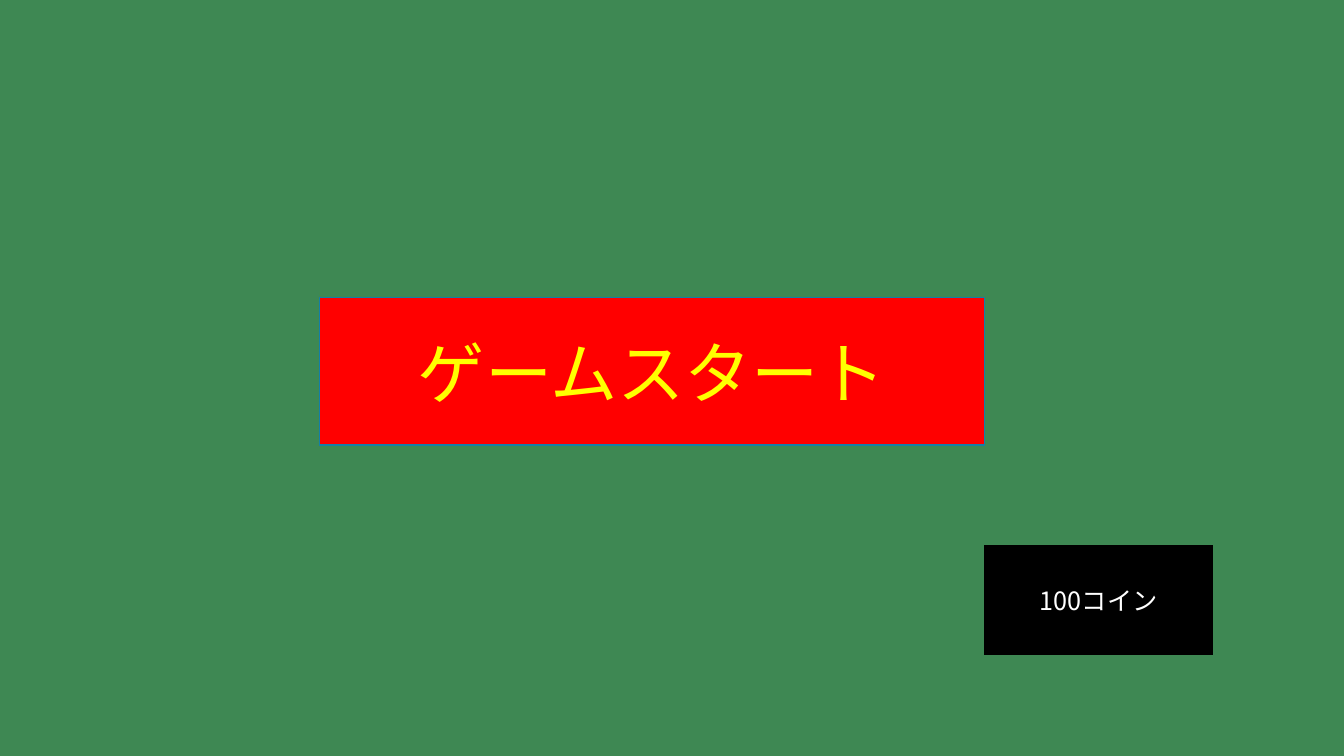
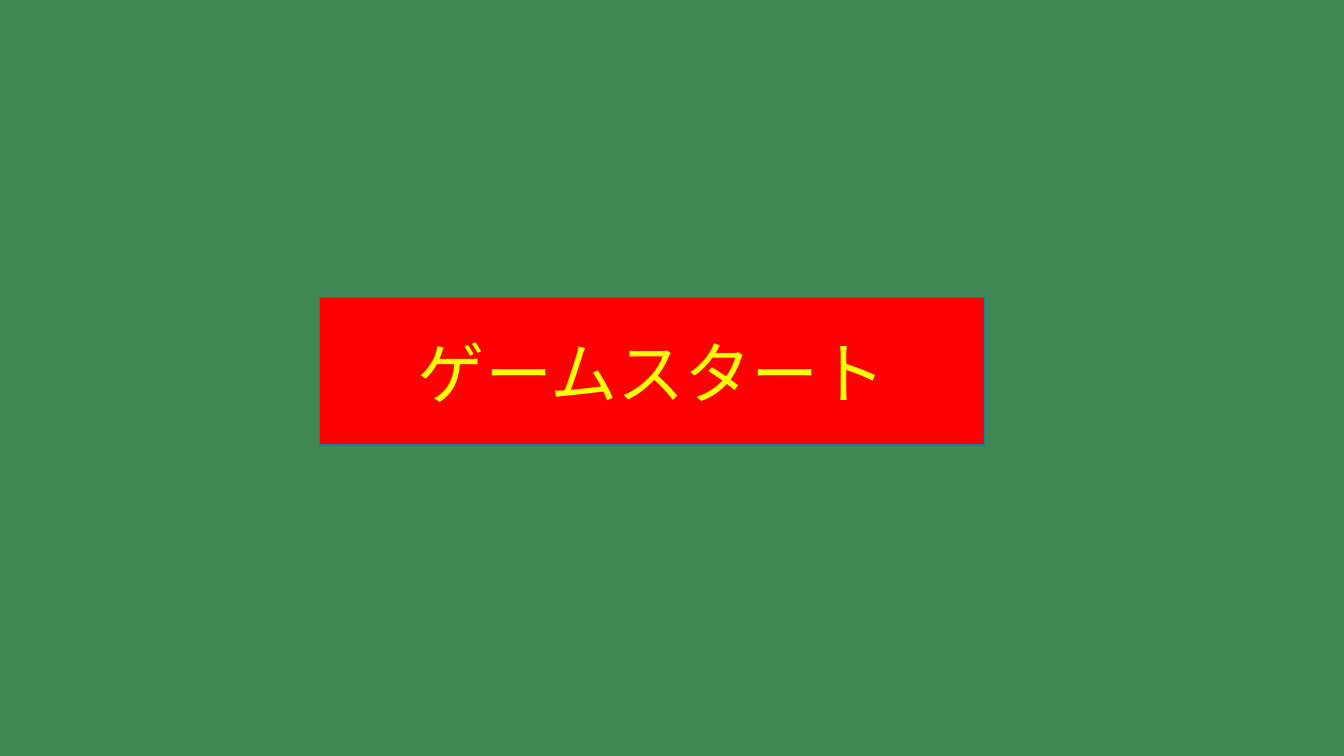
Before and after one commit to t-kobashi09/Highandlow, a slide deck: slide 1 of 設計/画面設計.pptx. Drawn at 1344x756 pixels with LibreOffice and Linux fonts; fonts in the diff are those of the drawing. Boxes give left, top, right and bottom in pixels: in the first picture for what was removed or moved away, otherwise in the second. Text is boxed around its words. In the diff, an @@ line names an element or a change of style, - is before the commit and + after.

```diff
--- a/設計/画面設計.pptx
+++ b/設計/画面設計.pptx
@@ rectangle removed at [985, 546, 1213, 655] @@
-100コイン
```
Also in this commit, not shown: 4 other slides changed.
